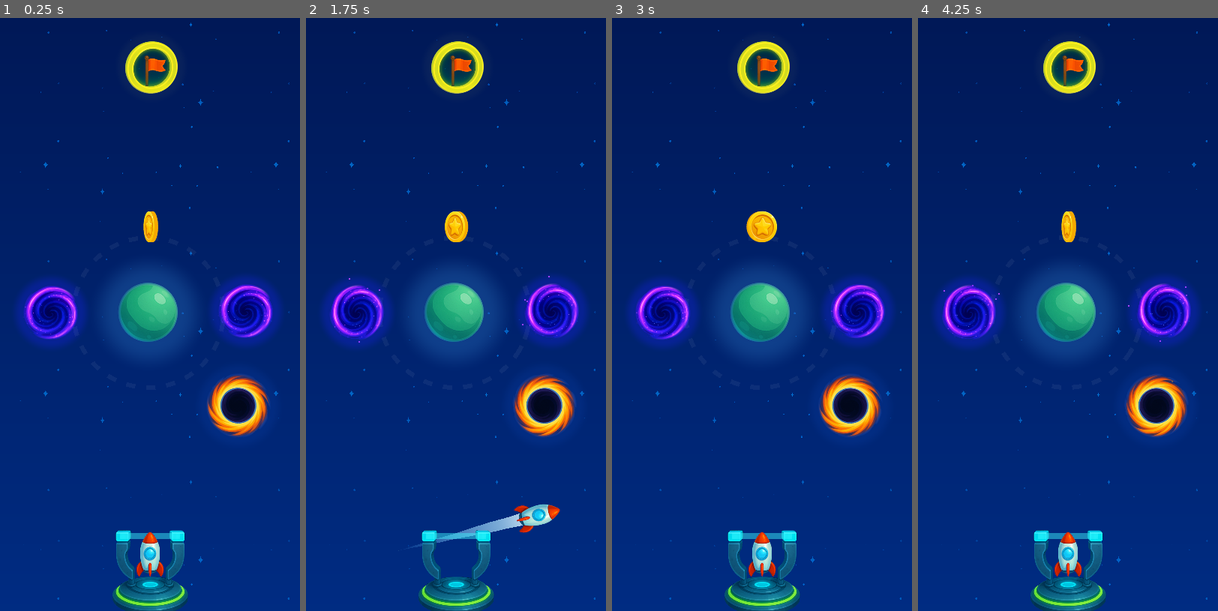
Above: before the commit, frames 1-4 (left to right).
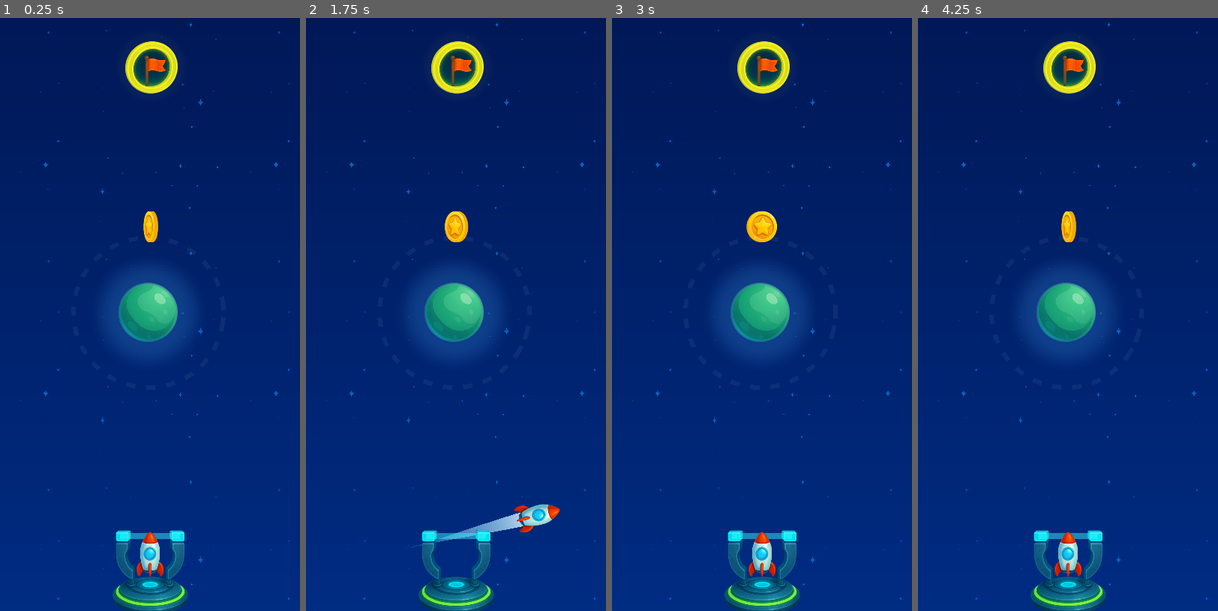
Above: after the commit, the same moments.

Repository: nbarkoch/spacecraft-launcher
Game: Godot game, scene res://scenes/game.tscn
Two runs of this game, one before a commit and one after it. Both use one fixed random seed, a clock stepped at 60 frames per second and the inputs below.
Inputs (mouse positions are in pixels of both pictures, inside the frame that each line leads up to):
- Up to frame 1 (0.25 s): no input
- Up to frame 2 (1.75 s): move the mouse to (456, 581) at 0.52 s; press the mouse at (456, 581) at 0.53 s; move the mouse to (396, 338) at 1.27 s; release the mouse at (396, 338) at 1.28 s; click (396, 338) at 1.35 s
- Up to frame 3 (3 s): move the mouse to (792, 178) at 2.02 s; press the mouse at (792, 178) at 2.03 s; move the mouse to (747, 433) at 2.77 s; release the mouse at (747, 433) at 2.78 s; click (747, 433) at 2.85 s
- Up to frame 4 (4.25 s): move the mouse to (1158, 403) at 3.52 s; press the mouse at (1158, 403) at 3.53 s

The runs differ from the first frame. In frame 1, 5.7% of the frame differs, in the area x 5-94%, y 43-71%; in frame 2, 5.8%, in the area x 5-94%, y 43-90%; in frame 3, 5.7%; in frame 4, 5.7%.

Commit message:
small changes to slingshot and trail

Diff:
--- a/scenes/game.tscn
+++ b/scenes/game.tscn
@@ -7,8 +7,6 @@
 [ext_resource type="PackedScene" uid="uid://et54j7lrftig" path="res://scenes/planets/planet_g.tscn" id="5_qgthy"]
 [ext_resource type="PackedScene" uid="uid://vvpan4smuxbd" path="res://scenes/target_area.tscn" id="6_64vpg"]
 [ext_resource type="PackedScene" uid="uid://bryh4m50q0dgo" path="res://scenes/coin.tscn" id="8_4lg0d"]
-[ext_resource type="PackedScene" uid="uid://dlon561vtbbje" path="res://scenes/black_hole.tscn" id="9_5b77w"]
-[ext_resource type="PackedScene" uid="uid://b6qrsvysawymj" path="res://scenes/portal.tscn" id="10_7pem7"]
 
 [node name="Game" type="Node2D"]
 script = ExtResource("1_0s5jx")
@@ -33,12 +31,3 @@
 
 [node name="Coin2" parent="." instance=ExtResource("8_4lg0d")]
 position = Vector2(0, -56)
-
-[node name="Portal" parent="." instance=ExtResource("10_7pem7")]
-position = Vector2(64, 0)
-
-[node name="Portal2" parent="." instance=ExtResource("10_7pem7")]
-position = Vector2(-66, 1)
-
-[node name="BlackHole" parent="." instance=ExtResource("9_5b77w")]
-position = Vector2(59, 63)
--- a/scenes/target_area.tscn
+++ b/scenes/target_area.tscn
@@ -4,9 +4,6 @@
 [ext_resource type="Shader" path="res://shaders/planet_glow.gdshader" id="2_texvw"]
 [ext_resource type="Texture2D" uid="uid://drsqf5fq3bab6" path="res://sprites/target_ring.png" id="3_l5qre"]
 [ext_resource type="Texture2D" uid="uid://dpg5eqdm1jquv" path="res://sprites/target_flag.png" id="4_8nhl3"]
-
-[sub_resource type="CircleShape2D" id="CircleShape2D_wgi2b"]
-radius = 15.0333
 
 [sub_resource type="ShaderMaterial" id="ShaderMaterial_emrac"]
 shader = ExtResource("2_texvw")
@@ -124,13 +121,13 @@
 "enter": SubResource("Animation_hjxfj")
 }
 
+[sub_resource type="CircleShape2D" id="CircleShape2D_wgi2b"]
+radius = 7.0
+
 [node name="TargetArea" type="Area2D"]
 z_index = -2
 collision_layer = 2
 script = ExtResource("1_tmo7r")
-
-[node name="CollisionShape2D" type="CollisionShape2D" parent="."]
-shape = SubResource("CircleShape2D_wgi2b")
 
 [node name="SpriteRing" type="Sprite2D" parent="."]
 material = SubResource("ShaderMaterial_emrac")
@@ -143,6 +140,9 @@
 "": SubResource("AnimationLibrary_5lx2b")
 }
 movie_quit_on_finish = true
+
+[node name="CollisionShape2D" type="CollisionShape2D" parent="."]
+shape = SubResource("CircleShape2D_wgi2b")
 
 [node name="FlagClipContainer" type="Control" parent="."]
 clip_contents = true
--- a/scripts/slingshot.gd
+++ b/scripts/slingshot.gd
@@ -98,7 +98,7 @@
 
 				# Update trajectory prediction
 				trajectory_predictor.show_trajectory()
-				trajectory_predictor.update_prediction(current_mouse_pos, velocity * 0.76)
+				trajectory_predictor.update_prediction(current_mouse_pos, velocity * 0.78)
 
 				# NEW: Update planet arc visualizations
 				update_planet_arcs(velocity)
--- a/scripts/spacecraft_trail.gd
+++ b/scripts/spacecraft_trail.gd
@@ -32,12 +32,9 @@
 	gradient.add_point(1.0, Color(1.0, 1.0, 1.0, 1.0))    # Bright white at spacecraft
 	line.gradient = gradient
 
-	# Create width curve - FIXED: 0.0 = oldest (thin), 1.0 = newest (thick)
 	var width_curve = Curve.new()
-	width_curve.add_point(Vector2(0.0, 0.0))  # Thin at OLD end
-	width_curve.add_point(Vector2(0.3, 0.3))  # Getting thicker
-	width_curve.add_point(Vector2(0.7, 0.7))  # Much thicker
-	width_curve.add_point(Vector2(1.0, 1.0))  # Full thickness at spacecraft
+	width_curve.add_point(Vector2(0.0, 0.0))
+	width_curve.add_point(Vector2(1.0, 1.0))
 	line.width_curve = width_curve
 
 	# Basic setup
Not shown: 1 places in scenes/game.tscn that only renumber resources
